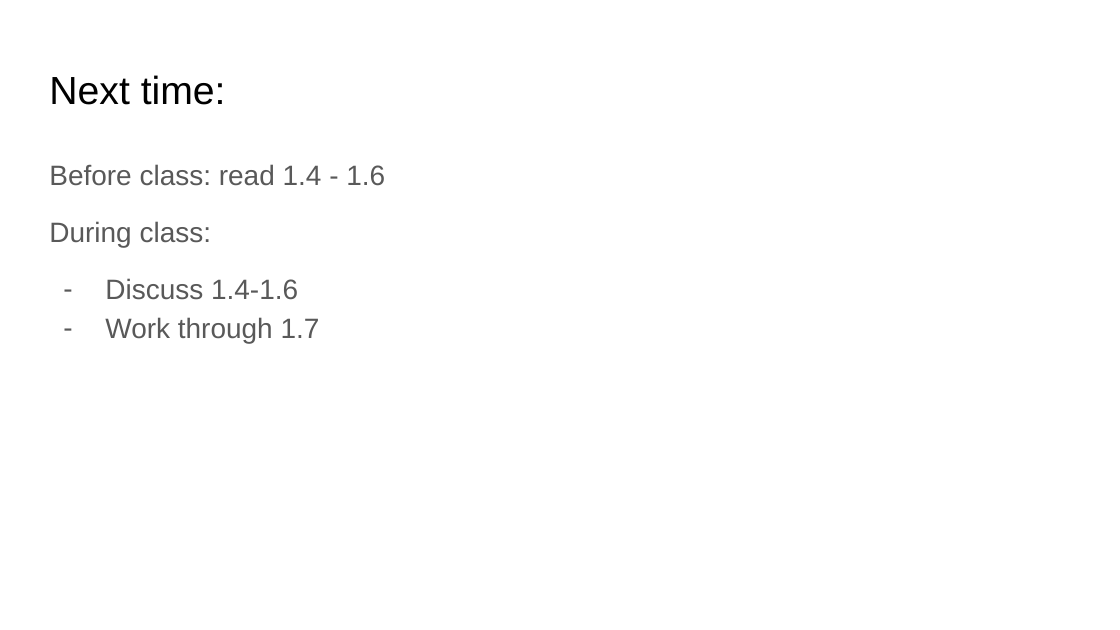
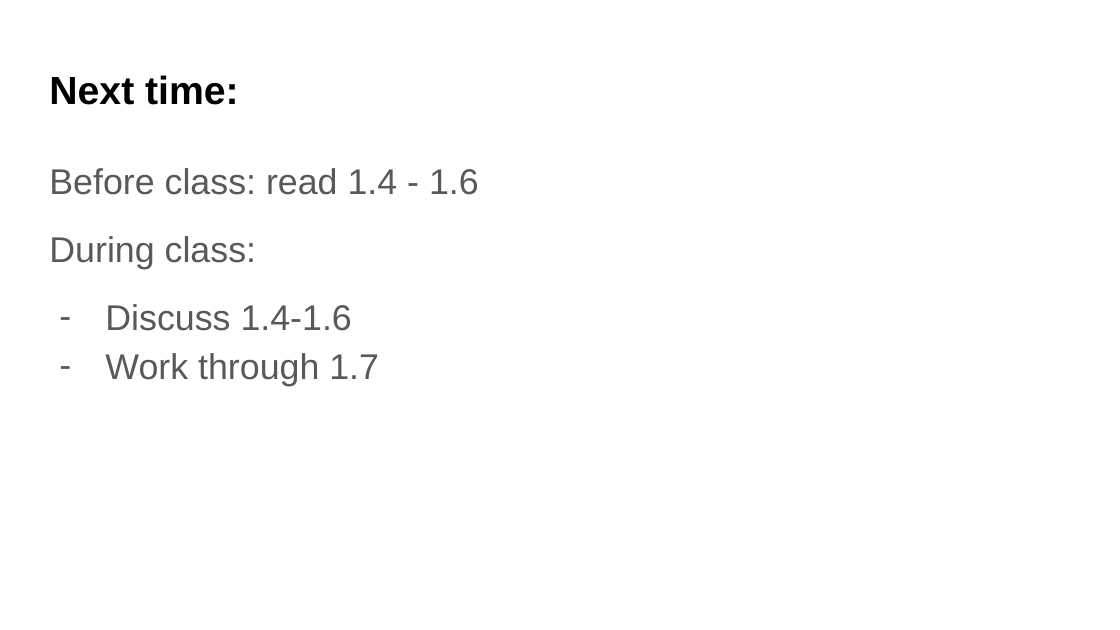
Before and after one commit to bmaitner/biometry_course, a slide deck: slide 54 of lectures/Lecture_02_modelling_frameworks.pptx (slide 20 before the commit). Drawn at 1120x630 pixels with LibreOffice and Linux fonts; fonts in the diff are those of the drawing. Boxes give left, top, right and bottom in pixels: in the first picture for what was removed or moved away, otherwise in the second. Text is boxed around its words. In the diff, an @@ line names an element or a change of style, - is before the commit and + after.

```diff
--- a/lectures/Lecture_02_modelling_frameworks.pptx
+++ b/lectures/Lecture_02_modelling_frameworks.pptx
@@ title "Next time:" at bbox=[49, 75, 239, 105]: bold on @@
@@ text "Before class: read 1.4 - ..." at bbox=[49, 168, 479, 386]: size 18 to 23 pt; indent changed @@
```
Also in this commit, not shown: 9 other slides changed, 35 slides added, 1 slide removed, 1 other file.
